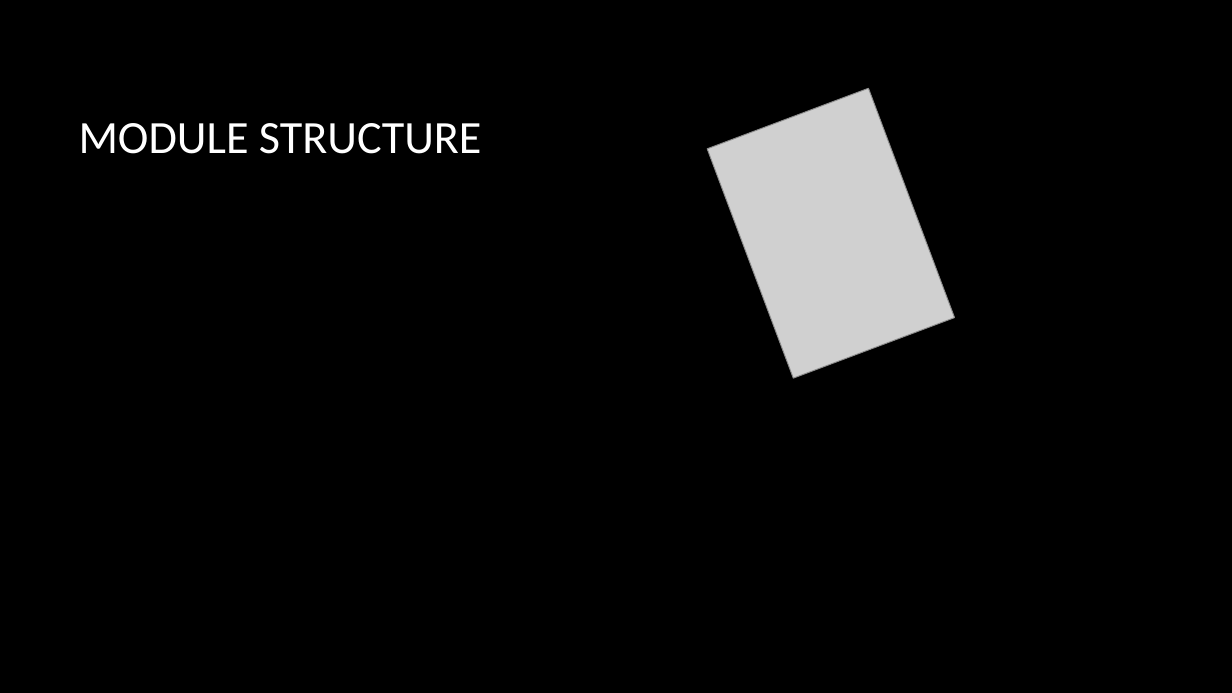
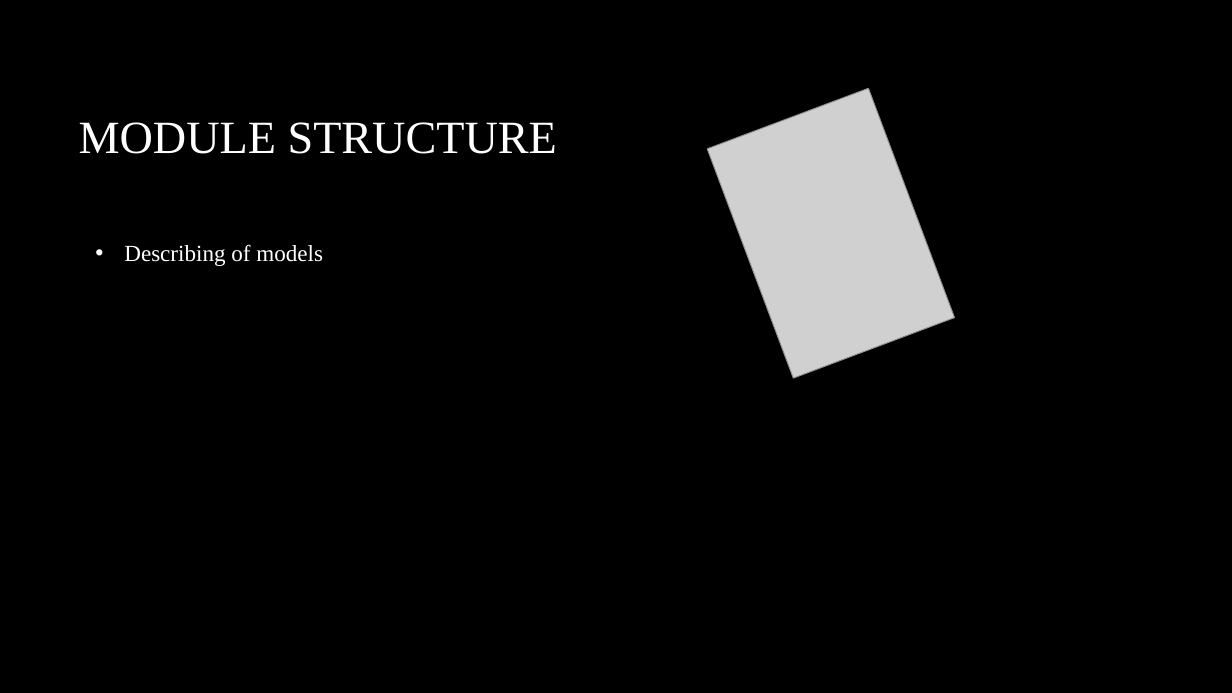
Before and after one commit to leviathansun/SystemVerilogMatrixMultiplicationExecutionEngine, a slide deck: slide 4 of LTS25HDLPresentation.pptx. Drawn at 1232x693 pixels with LibreOffice and Linux fonts; fonts in the diff are those of the drawing; grey boxes stand for pictures; background and template pictures are left out. Boxes give left, top, right and bottom in pixels: in the first picture for what was removed or moved away, otherwise in the second. Text is boxed around its words. In the diff, an @@ line names an element or a change of style, - is before the commit and + after.

```diff
--- a/LTS25HDLPresentation.pptx
+++ b/LTS25HDLPresentation.pptx
@@ title "MODULE STRUCTURE" at (79,122,557,154): font Calibri to Times New Roman @@
@@ text added at (124,244,323,266), 18 pt, text #FFFFFF @@
+• Describing of models
```
Also in this commit, not shown: 5 other slides changed.
